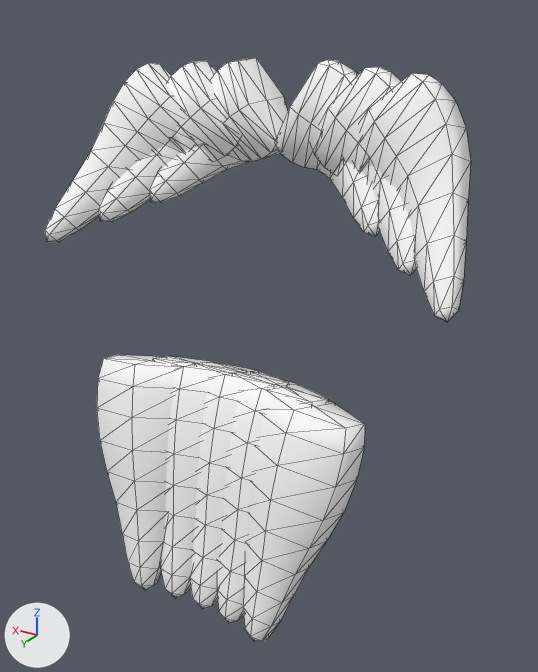
Two versions of the glTF model modules/gamer-services/assets/avatars/v3/facial_goatee.male.glb, one commit apart.
One viewpoint serves both versions: a 50 mm lens placed at (-0.0929, -0.0103, 1.5697), pointed at (-0.0028, -0.1603, 1.4947). The lights are fixed; the arrows at lower left show +X, +Y and +Z. The picture after the commit comes second. Mesh edges are drawn as thin lines. Vertices at exactly the same position are counted once.

Objects in the first picture: 'facial_goatee'.
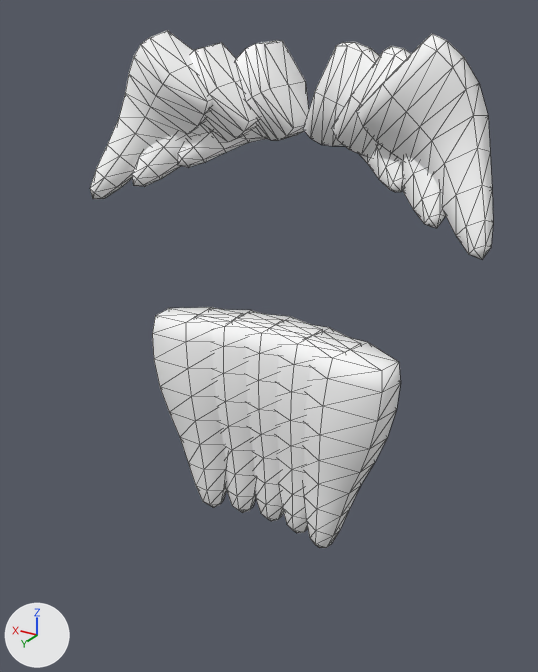
Boxes (x1, y1, x2, y2) around the edits, measured in the pictures (538 x 672 px; the box of a moved part takes in the faces that stretch with it):
'facial_goatee', reshaped (11% shorter): before (45, 58, 471, 642); after (90, 31, 493, 548)
part 1 of me_facial_goatee, moved or reshaped: before (243, 387, 365, 642); after (303, 331, 401, 548)
part 2 of me_facial_goatee, moved or reshaped: before (217, 371, 328, 623); after (269, 320, 361, 533)
part 3 of me_facial_goatee, moved or reshaped: before (190, 362, 289, 609); after (233, 312, 322, 521)
part 4 of me_facial_goatee, moved or reshaped: before (152, 356, 246, 599); after (195, 309, 282, 513)
part 5 of me_facial_goatee, moved or reshaped: before (97, 355, 196, 591); after (152, 307, 243, 508)
part 6 of me_facial_goatee, moved or reshaped: before (45, 58, 471, 322); after (90, 31, 493, 259)

What changed in the scene script:
```text
Change me_facial_goatee:
    used by ob_facial_goatee; location = (0.0, 0.0, 0.0)
    remove me_facial_goatee.from_pydata(...)  # 616 vertices, 1188 faces; spans x -0.0552..0.0552, y -0.1804..-0.1274, z 1.4267..1.5603
    add me_facial_goatee.from_pydata(...)  # 616 vertices, 1188 faces; spans x -0.0554..0.0554, y -0.1916..-0.1564, z 1.4321..1.5662
    me_facial_goatee part 1: the loose piece of 56 vertices spanning x -0.0368..-0.009, y -0.1525..-0.1274, z 1.4268..1.4894 is multiplied about its middle by the matrix ((0.999, -0.013, 0.021), (0.008, 0.978, 0.206), (-0.018, -0.196, 0.948)), then moved by (0.0002, -0.0268, 0.0065)
    me_facial_goatee part 2: the loose piece of 56 vertices spanning x -0.0249..0.0022, y -0.1574..-0.1293, z 1.4267..1.4897 is multiplied about its middle by the matrix ((1.0, -0.005, 0.017), (0.0, 0.966, 0.259), (-0.015, -0.248, 0.936)), then moved by (-0.0002, -0.0258, 0.0068)
    me_facial_goatee part 3: the loose piece of 56 vertices spanning x -0.0132..0.0132, y -0.159..-0.1298, z 1.4267..1.4897 is multiplied about its middle by the matrix ((1.0, 0.0, 0.0), (0.0, 0.96, 0.279), (0.0, -0.268, 0.934)), then moved by (0.0, -0.0257, 0.0069)
    me_facial_goatee part 4: the loose piece of 56 vertices spanning x -0.0022..0.0249, y -0.1574..-0.1293, z 1.4267..1.4897 is multiplied about its middle by the matrix ((1.0, 0.005, -0.017), (0.0, 0.966, 0.259), (0.015, -0.248, 0.936)), then moved by (0.0002, -0.0258, 0.0068)
    me_facial_goatee part 5: the loose piece of 56 vertices spanning x 0.009..0.0368, y -0.1525..-0.1274, z 1.4268..1.4894 is multiplied about its middle by the matrix ((0.999, 0.013, -0.021), (-0.008, 0.978, 0.206), (0.018, -0.196, 0.948)), then moved by (-0.0002, -0.0268, 0.0065)
    me_facial_goatee part 6: 336 of 616 vertices moved; they spanned x -0.0552..0.0552, y -0.1804..-0.1418, z 1.5151..1.5603 and now span x -0.0554..0.0554, y -0.1916..-0.1599, z 1.5231..1.5662; mean shift (0.0, -0.0108, 0.0058); largest move (0.054, -0.1449, 1.5159) -> (0.0541, -0.1634, 1.524)
```
